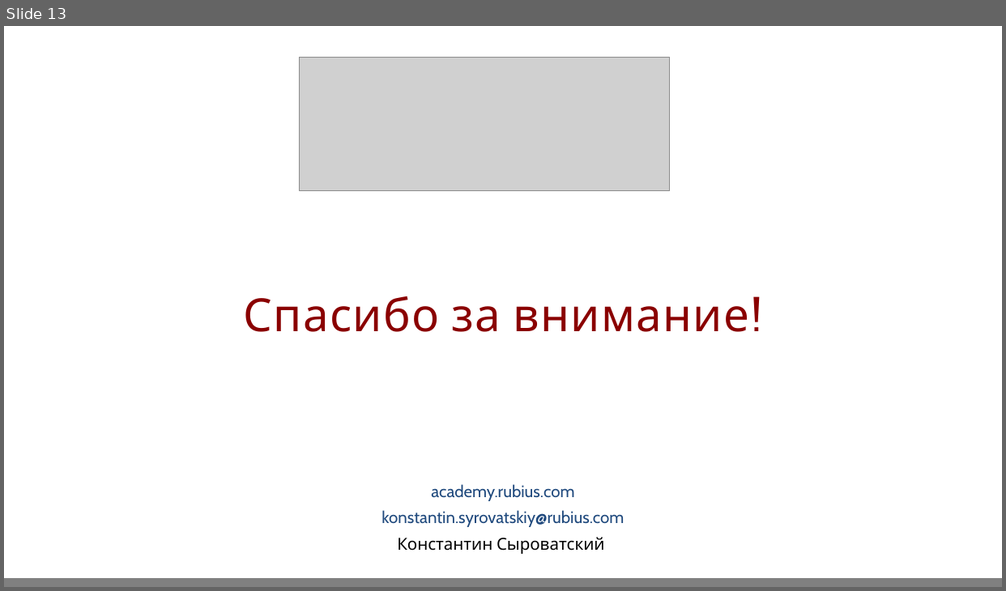
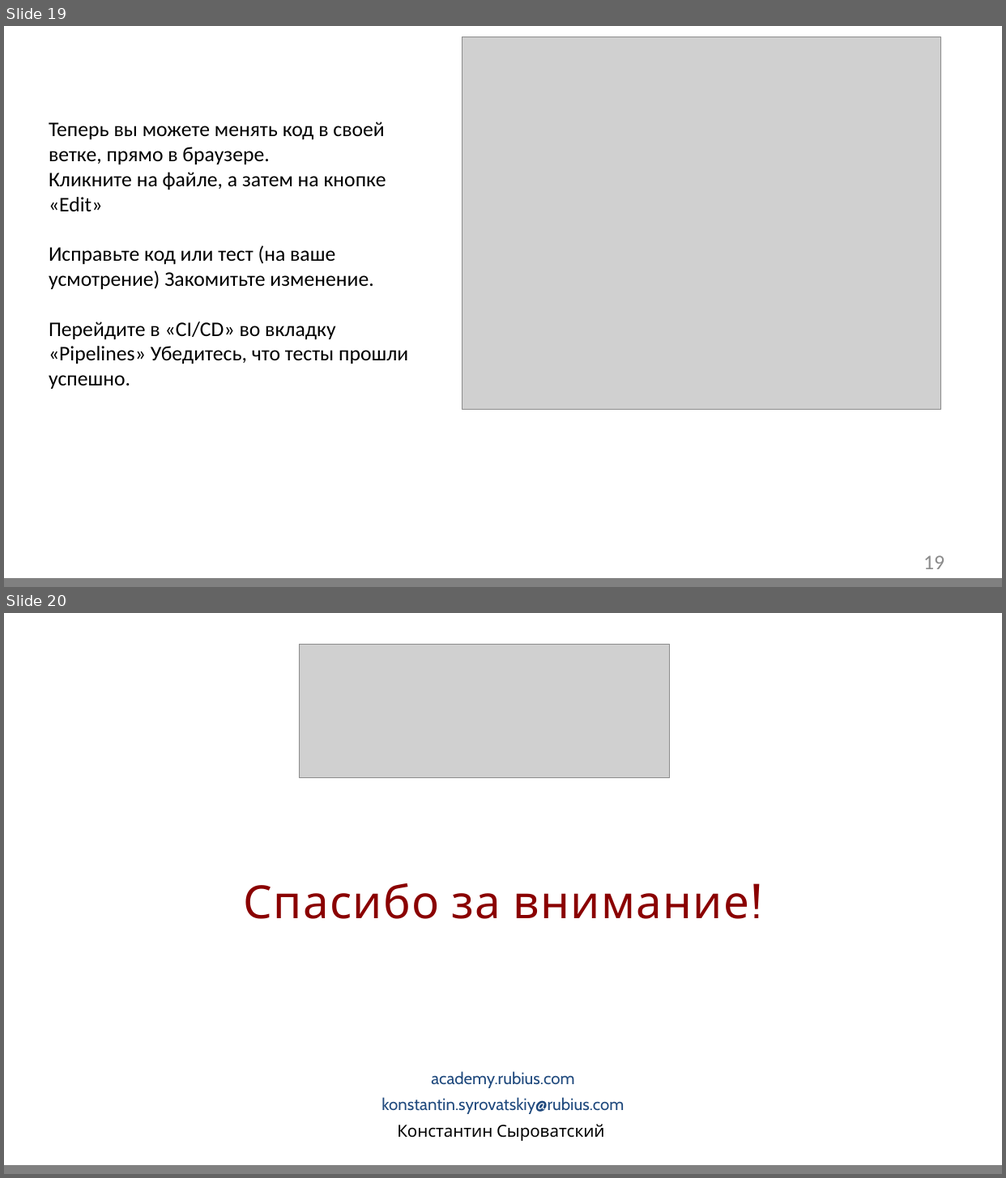
Before and after one commit to GidMaster/qa-courses, a slide deck: Home work.pptx. Shown one above the other, each under a label of ours: slide 13 before the commit, slides 19 and 20 after it. The pictures are 1006x591 and 1006x1178 pixels, drawn with LibreOffice and Linux fonts; fonts in the diff are those of the drawing; grey boxes stand for pictures; background and template pictures are left out. Boxes give left, top, right and bottom in pixels: in the first picture for what was removed or moved away, otherwise in the second. Text is boxed around its words. In the diff, an @@ line names an element or a change of style, - is before the commit and + after.

```diff
--- a/Home work.pptx
+++ b/Home work.pptx
@@ slide 19 added at <box>4,26,1002,587</box>, background #FFFFFF; not listed: 2 template elements that a slide beside it also shows @@
@@ picture added at <box>462,37,941,409</box> @@
@@ text added at <box>49,122,408,389</box>, 20 pt, text #000000 @@
+Теперь вы можете менять код в своей ветке, прямо в браузере.
+Кликните на файле, а затем на кнопке «Edit»
+Исправьте код или тест (на ваше усмотрение) Закомитьте изменение.
+Перейдите в «CI/CD» во вкладку «Pipelines» Убедитесь, что тесты прошли успешно.
@@ page number added at <box>923,556,944,570</box>, 20 pt, text #8C8C8C @@
+19
@@ what was slide 13 is now slide 20 @@
```
Also in this commit, not shown: 4 slides changed, 11 other slides added, 6 slides removed, 1 other file.
